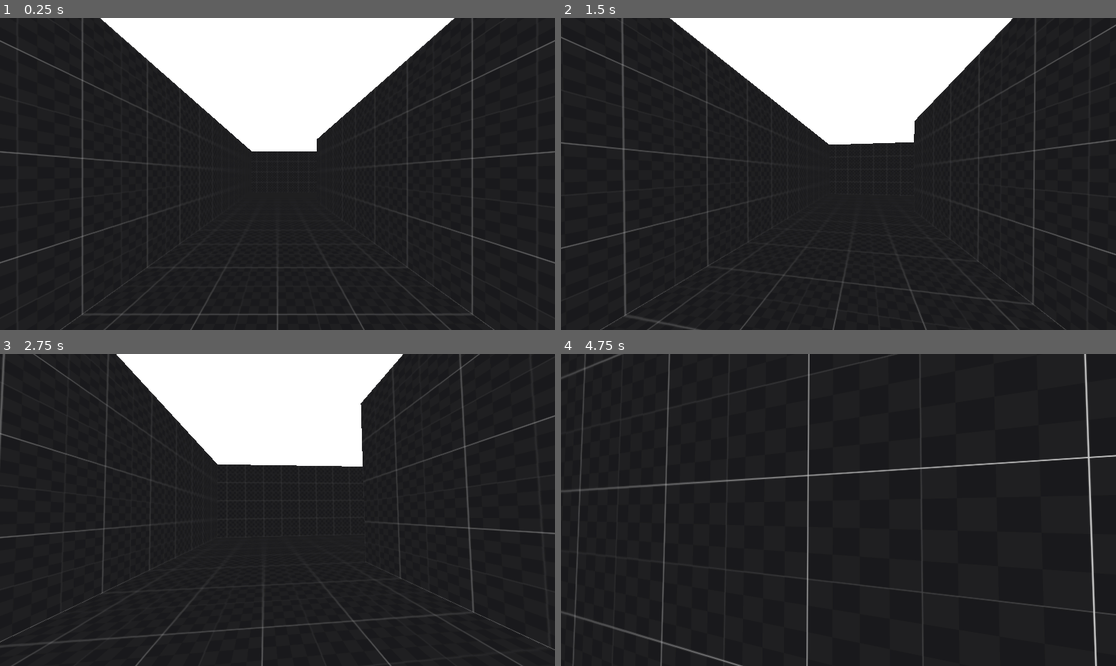
Above: before the commit, frames 1-4 (two rows, left to right).
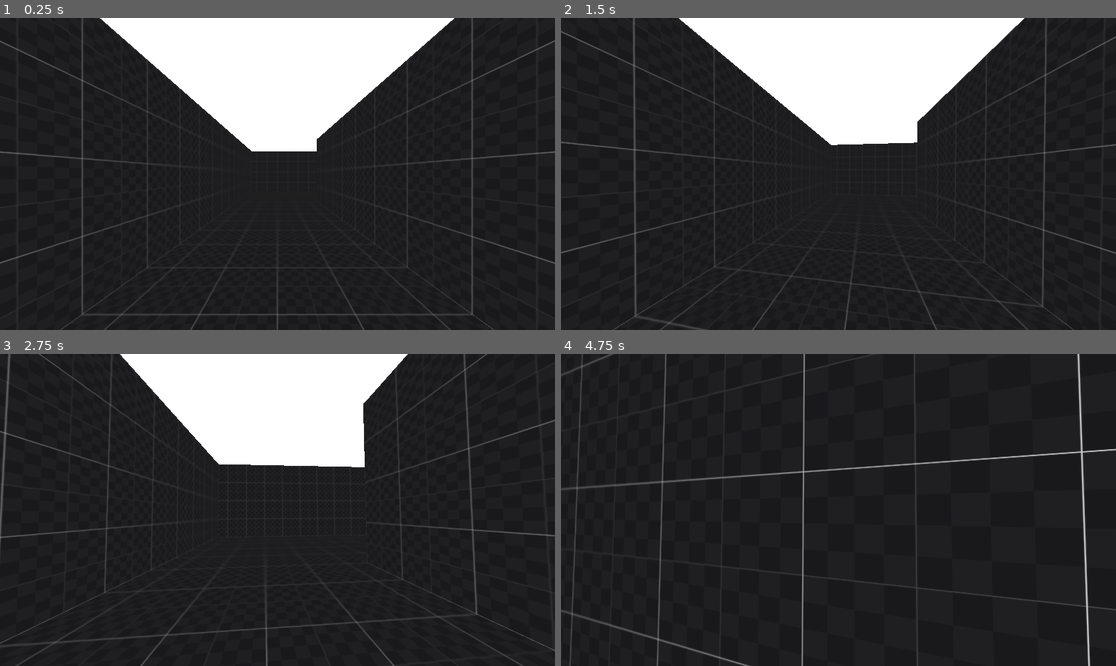
Above: after the commit, the same moments.

Repository: AsperTheDog/Juego-de-Mierdo
Game: Godot game, scene res://level/level.tscn
Two runs of this game, one before a commit and one after it. Both use one fixed random seed, a clock stepped at 60 frames per second and the inputs below.
Inputs (mouse positions are in pixels of both pictures, inside the frame that each line leads up to):
- Up to frame 1 (0.25 s): no input
- Up to frame 2 (1.5 s): move the mouse to (866, 174) at 0.52 s; hold Ctrl (crouch) 0.53-1.28 s; hold W (forward) from 0.53 s (still down); click (866, 174) at 0.67 s; tap Shift (sprint) at 0.8, 1.35 s; move the mouse to (810, 174) at 1.27 s; click (810, 174) at 1.42 s
- Up to frame 3 (2.75 s): keep holding W (forward); tap Ctrl (crouch) at 1.55 s; move the mouse to (288, 503) at 2.02 s; hold Ctrl (crouch) from 2.03 s (still down); click (288, 503) at 2.17 s; tap Shift (sprint) at 2.3 s
- Up to frame 4 (4.75 s): keep holding W (forward); move the mouse to (832, 516) at 2.77 s; release Ctrl (crouch) at 2.78 s; tap Shift (sprint) at 2.85, 3.8 s; click (832, 516) at 2.92 s; tap Ctrl (crouch) at 3.05, 4.35 s; move the mouse to (877, 513) at 3.52 s; hold V 3.53-4.28 s; click (877, 513) at 3.67 s; move the mouse to (794, 506) at 4.27 s; click (794, 506) at 4.42 s

The runs differ from the first frame. In frame 1, less than 0.1% of the frame differs, in the area x 0-100%, y 0-100%; in frame 2, 3.9%; in frame 3, 3.3%; in frame 4, 4.7%.

Commit message:
Pruebas extra en el sistema de movimiento

Diff:
--- a/controller/player.gd
+++ b/controller/player.gd
@@ -1,40 +1,53 @@
 extends CharacterBody3D
 
-@export_group("Movement")
+@export_category("Movement")
 @export var defaultSpeed: float = 4.0
 @export var walkingMult: float = 1.0
 @export var sprintingMult: float = 1.8
 @export var crouchingMult: float = 0.6
 @export var accelRate: float = 10.0
-@export_group("Camera")
-@export var mouseSensibility: float = 1.0
+@export_category("Camera")
+@export var mouseSensibility: float = 0.1
 @export var crouchingDepth: float = -0.6
 @export var crouchSpeed: float = 10.0
-@export_subgroup("Head Bobbing")
+@export_group("Head Bobbing")
+@export_subgroup("Speed")
 @export var bobbingDefaultSpeed: float = 14.0
 @export var bobbingSprintSpeedMult: float = 1.6
 @export var bobbingCrouchSpeedMult: float = 0.6
-@export var bobbingDefaultIntensity: float = 0.1
+@export var bobbingStandingSpeedMult: float = 0.2
+@export_subgroup("Intensity")
+@export var bobbingDefaultIntensity: float = 0.07
 @export var bobbingSprintIntensityMult: float = 2
 @export var bobbingCrouchIntensityMult: float = 0.5
+@export var bobbingStandingIntensityMult: float = 0.2
+@export_subgroup("Tilt")
+@export var bobbingDefaultTiltIntensity: float = 1.0
+@export var bobbingSprintTiltIntensity: float = 1.0
+@export var bobbingCrouchTiltMult: float = 0.5
+@export_subgroup("Other")
 @export var bobbingLerpSpeed: float = 10.0
 @export var bobbingAxisRatio: float = 1.7
-@export_subgroup("Head Tilt")
-@export var tiltDefaultIntensity: float = 0.2
-@export var tiltWalkIntensityMult: float = 1.0
-@export var tiltSprintIntensityMult: float = 1.6
+@export var bobbingStandingAxisMult: float = 0.2
+@export_group("Head Tilt")
+@export_subgroup("Intensity")
+@export var tiltDefaultIntensity: float = 0.05
+@export var tiltWalkIntensityMult: float = 0.8
+@export var tiltSprintIntensityMult: float = 1.5
 @export var tiltCrouchIntensityMult: float = 0.6
+@export_subgroup("Other")
 @export var tiltMaxTurn: float = 40.0
 @export var tiltLerpSpeed: float = 10.0
 
 @onready var speed: float = defaultSpeed
 
 @onready var neck: Node3D = $Neck
-@onready var eyes: Node3D = $Neck/Head/Eyes
+@onready var upperNeck: Node3D = $Neck/UpperNeck
+@onready var eyes: Node3D = $Neck/UpperNeck/Head/Eyes
 @onready var rayCast3D: RayCast3D = $RayCast3D
 @onready var standingCollision: CollisionShape3D = $StandingCollision
 @onready var crouchingCollision: CollisionShape3D = $CrouchingCollision
-@onready var head: Node3D = $Neck/Head
+@onready var head: Node3D = $Neck/UpperNeck/Head
 @onready var headHeight: float = head.position.y
 
 var direction: Vector3 = Vector3.ZERO
@@ -72,14 +85,17 @@
 	direction = lerp(direction, (transform.basis * Vector3(inputDir.x, 0, inputDir.y)).normalized(), delta * accelRate)
 	sprinting = false
 	crouching = false
+	var nextBobbingIndex = bobbingIndex
+	var bobbingTiltIntensity = bobbingDefaultTiltIntensity
 	if Input.is_action_pressed("crouch") or rayCast3D.is_colliding():
 		speed = defaultSpeed * crouchingMult
 		head.position.y = lerp(head.position.y, headHeight + crouchingDepth, delta * crouchSpeed)
 		standingCollision.disabled = true
 		crouchingCollision.disabled = false
 		bobbingIntensity = bobbingDefaultIntensity * bobbingCrouchIntensityMult
-		bobbingIndex += bobbingDefaultSpeed * bobbingCrouchSpeedMult * delta
+		nextBobbingIndex += bobbingDefaultSpeed * bobbingCrouchSpeedMult * delta
 		crouching = true
+		bobbingTiltIntensity *= bobbingCrouchTiltMult
 	else:
 		head.position.y = lerp(head.position.y, headHeight, delta * crouchSpeed)
 		standingCollision.disabled = false
@@ -87,18 +103,29 @@
 		if Input.is_action_pressed("sprint") and inputDir.dot(Vector2.UP) >= 0.5:
 			speed = defaultSpeed * sprintingMult
 			bobbingIntensity = bobbingDefaultIntensity * bobbingSprintIntensityMult
-			bobbingIndex += bobbingDefaultSpeed * bobbingSprintSpeedMult * delta
+			nextBobbingIndex += bobbingDefaultSpeed * bobbingSprintSpeedMult * delta
 			sprinting = true
+			bobbingTiltIntensity *= bobbingSprintTiltIntensity
 		else:
 			speed = defaultSpeed * walkingMult
 			bobbingIntensity = bobbingDefaultIntensity
-			bobbingIndex += bobbingDefaultSpeed * delta
+			nextBobbingIndex += bobbingDefaultSpeed * delta
 
-	if is_on_floor() && inputDir != Vector2.ZERO:
+	if is_on_floor():
+		var bobbingFinalAxisMult: float = 1.0
+		var bobbingTiltEnableMult: float = 0.0
+		if inputDir != Vector2.ZERO:
+			bobbingIndex = nextBobbingIndex
+			bobbingTiltEnableMult = 1.0
+		else:
+			bobbingIndex = bobbingIndex + bobbingDefaultSpeed * bobbingStandingSpeedMult * delta
+			bobbingIntensity = bobbingDefaultIntensity * bobbingStandingIntensityMult
+			bobbingFinalAxisMult = bobbingStandingAxisMult
 		bobbingVector.y = sin(bobbingIndex)
 		bobbingVector.x = sin(bobbingIndex / 2.0) + 0.5
 		eyes.position.y = lerp(eyes.position.y, bobbingVector.y * (bobbingIntensity / bobbingAxisRatio), delta * bobbingLerpSpeed)
-		eyes.position.x = lerp(eyes.position.x, bobbingVector.x * bobbingIntensity, delta * bobbingLerpSpeed)
+		eyes.position.x = lerp(eyes.position.x, bobbingVector.x * bobbingIntensity * bobbingFinalAxisMult, delta * bobbingLerpSpeed)
+		upperNeck.rotation.z = lerp(upperNeck.rotation.z, -(bobbingVector.x - 0.5) * bobbingTiltEnableMult * bobbingTiltIntensity, delta * bobbingLerpSpeed)
 
 	if not is_on_floor():
 		velocity += get_gravity() * delta
--- a/controller/player.tscn
+++ b/controller/player.tscn
@@ -9,22 +9,18 @@
 
 [node name="Player" type="CharacterBody3D"]
 script = ExtResource("1_y7a6a")
-mouseSensibility = 0.1
-bobbingDefaultIntensity = 0.07
-tiltDefaultIntensity = 0.07
-tiltWalkIntensityMult = 0.8
-tiltSprintIntensityMult = 1.5
-tiltLerpSpeed = 12.0
 
 [node name="Neck" type="Node3D" parent="."]
 transform = Transform3D(1, 0, 0, 0, 1, 0, 0, 0, 1, 0, 1.4, 0)
 
-[node name="Head" type="Node3D" parent="Neck"]
+[node name="UpperNeck" type="Node3D" parent="Neck"]
+
+[node name="Head" type="Node3D" parent="Neck/UpperNeck"]
 transform = Transform3D(1, 0, 0, 0, 1, 0, 0, 0, 1, 0, 0.4, 0)
 
-[node name="Eyes" type="Node3D" parent="Neck/Head"]
+[node name="Eyes" type="Node3D" parent="Neck/UpperNeck/Head"]
 
-[node name="Camera3D" type="Camera3D" parent="Neck/Head/Eyes"]
+[node name="Camera3D" type="Camera3D" parent="Neck/UpperNeck/Head/Eyes"]
 current = true
 fov = 90.0
 
--- a/level/level.tscn
+++ b/level/level.tscn
@@ -184,3 +184,12 @@
 
 [node name="Player" parent="." instance=ExtResource("2_qohg2")]
 transform = Transform3D(-4.37114e-08, 0, -1, 0, 1, 0, 1, 0, -4.37114e-08, 0, 0, 0)
+bobbingStandingSpeedMult = 0.15
+bobbingDefaultIntensity = 0.05
+bobbingSprintIntensityMult = 3.0
+bobbingStandingIntensityMult = 0.3
+bobbingDefaultTiltIntensity = 0.005
+bobbingSprintTiltIntensity = 1.3
+bobbingLerpSpeed = 5.0
+tiltDefaultIntensity = 0.07
+tiltWalkIntensityMult = 0.7
Not shown, added: export_presets.cfg
Not shown, added: movement.exe
